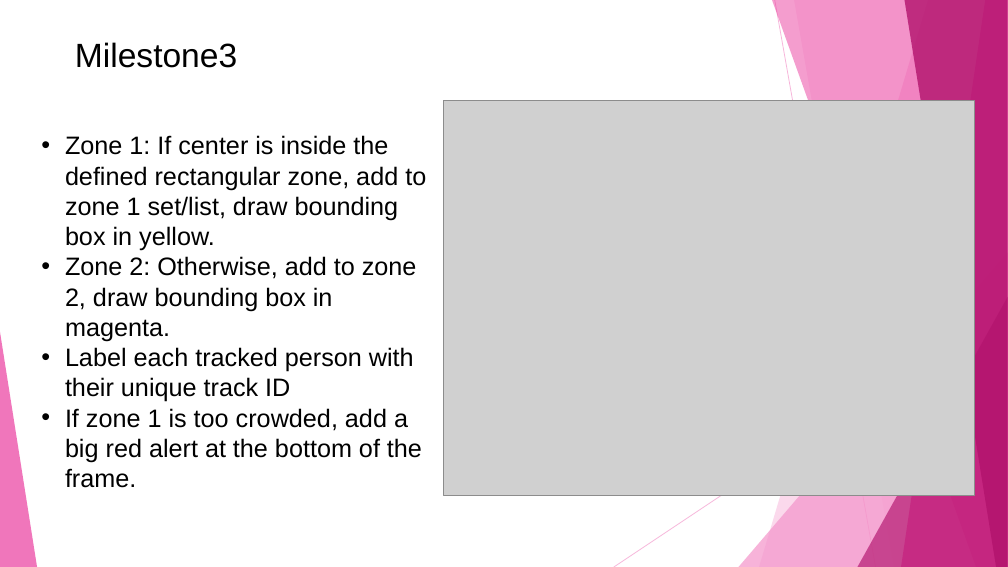
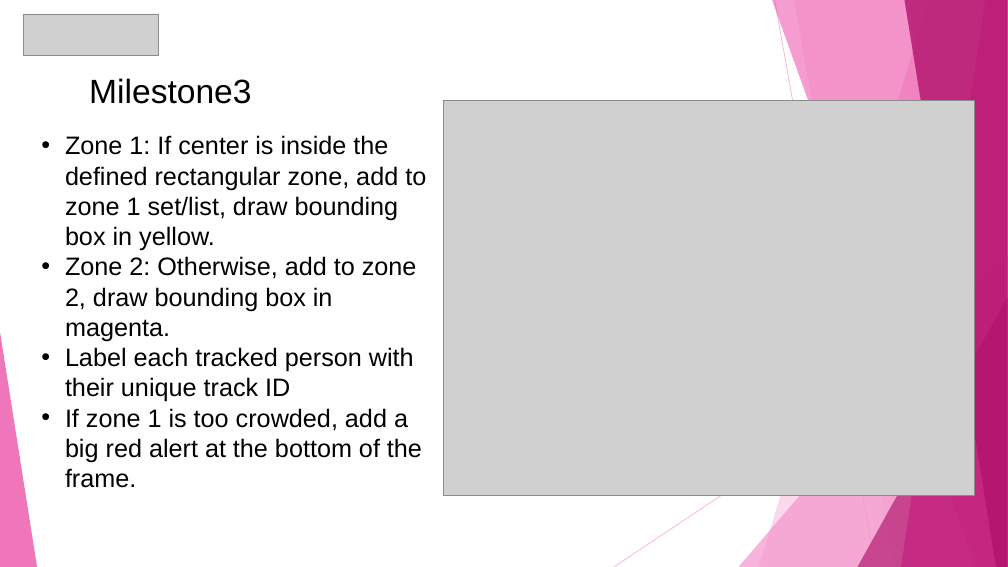
Before and after one commit to ShantaAngadageri/Infosys_Crowdcount_October2025_Shanta_Angadageri, a slide deck: slide 11 of crowd_count_ppt (2).pptx (slide 12 before the commit). Drawn at 1008x567 pixels with LibreOffice and Linux fonts; fonts in the diff are those of the drawing; grey boxes stand for pictures. Boxes give left, top, right and bottom in pixels: in the first picture for what was removed or moved away, otherwise in the second. Text is boxed around its words. In the diff, an @@ line names an element or a change of style, - is before the commit and + after.

```diff
--- a/crowd_count_ppt (2).pptx
+++ b/crowd_count_ppt (2).pptx
@@ picture added at (23, 14, 159, 55) @@
@@ text "Milestone3": place and size @@
-text "Milestone3" at (75, 42, 237, 68)
+text "Milestone3" at (89, 78, 251, 104)
```
Also in this commit, not shown: 16 other slides changed, 1 slide removed, 1 other file.
